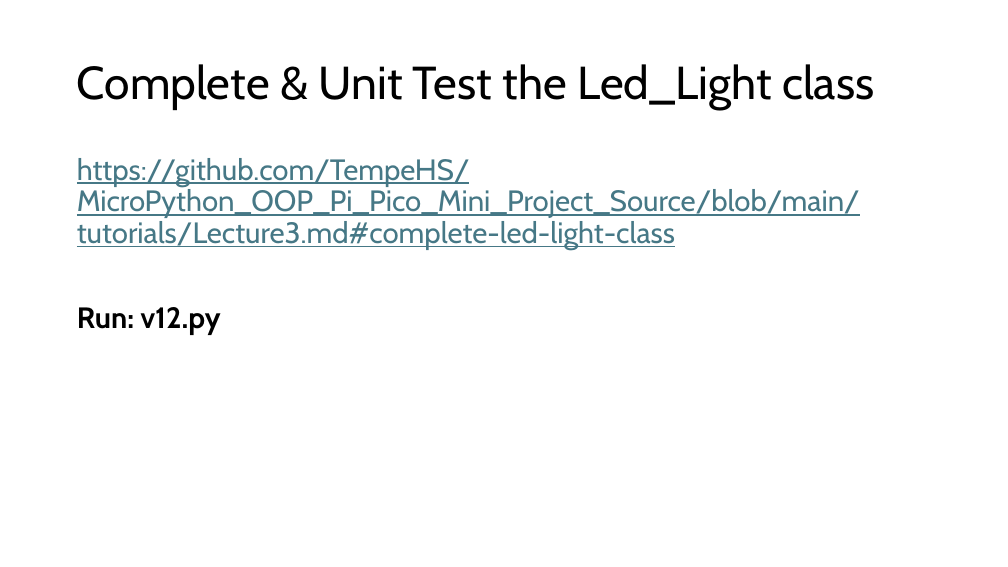
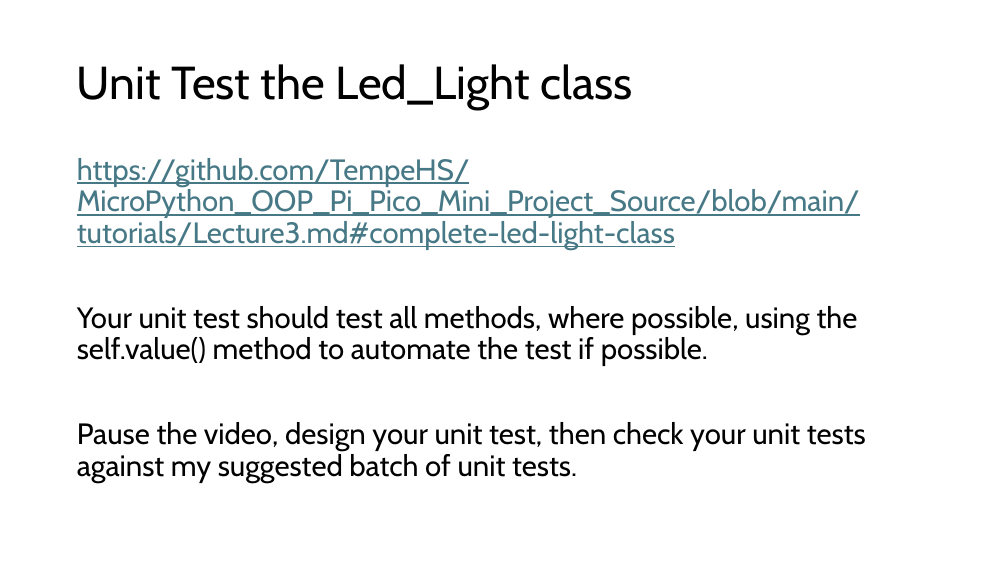
Before and after one commit to TempeHS/MicroPython_OOP_Pi_Pico_Mini_Project_Source, a slide deck: slide 10 of tutorials/presentations/Lecture3.pptx (slide 6 before the commit). Drawn at 1008x567 pixels with LibreOffice and Linux fonts; fonts in the diff are those of the drawing. Boxes give left, top, right and bottom in pixels: in the first picture for what was removed or moved away, otherwise in the second. Text is boxed around its words. In the diff, an @@ line names an element or a change of style, - is before the commit and + after.

```diff
--- a/tutorials/presentations/Lecture3.pptx
+++ b/tutorials/presentations/Lecture3.pptx
@@ title at (77, 64, 632, 110): text changed @@
-Complete & Unit Test the Led_Light class
+Unit Test the Led_Light class
@@ text at (77, 306, 866, 483): text changed; bold off @@
-Run: v12.py
+Your unit test should test all methods, where possible, using the self.value() method to automate the test if possible.
+Pause the video, design your unit test, then check your unit tests against my suggested batch of unit tests.
```
Also in this commit, not shown: 2 other slides changed, 5 slides added, 1 slide removed, 14 other files.
